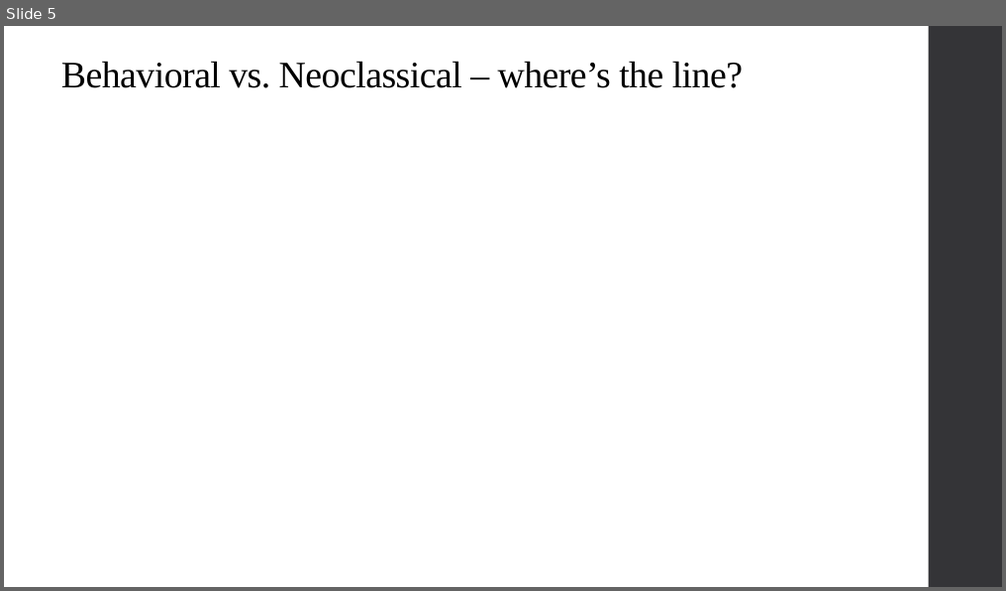
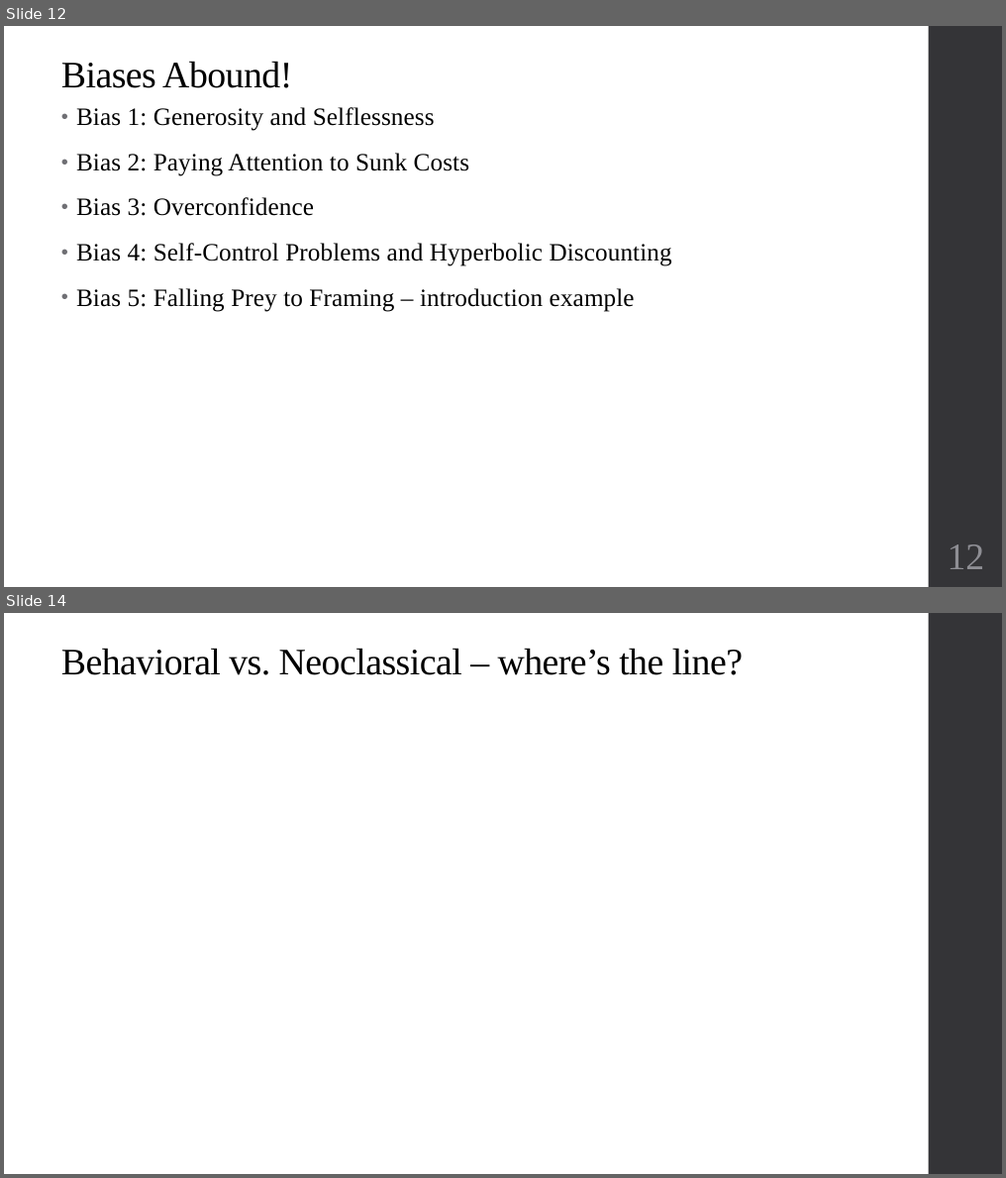
Before and after one commit to alex-hoagland/HAD6750H, a slide deck: Lecture10_BehavioralHealthEcon1/L10Slides_BehavioralHealth_2023W.pptx. Shown one above the other, each under a label of ours: slide 5 before the commit, slides 12 and 14 after it; the slides between them are not shown. The pictures are 1006x591 and 1006x1178 pixels, drawn with LibreOffice and Linux fonts; fonts in the diff are those of the drawing; background and template pictures are left out. Boxes give left, top, right and bottom in pixels: in the first picture for what was removed or moved away, otherwise in the second. Text is boxed around its words. In the diff, an @@ line names an element or a change of style, - is before the commit and + after.

```diff
--- a/Lecture10_BehavioralHealthEcon1/L10Slides_BehavioralHealth_2023W.pptx
+++ b/Lecture10_BehavioralHealthEcon1/L10Slides_BehavioralHealth_2023W.pptx
@@ slide 12 added at (x1=4, y1=26, x2=1002, y2=587), background #FFFFFF; not listed: 1 template element that a slide beside it also shows @@
@@ text added at (x1=61, y1=61, x2=292, y2=88), 36 pt, text #000000 @@
+Biases Abound!
@@ text added at (x1=76, y1=107, x2=672, y2=312), 24 pt, text #000000 @@
+• Bias 1: Generosity and Selflessness
+• Bias 2: Paying Attention to Sunk Costs
+• Bias 3: Overconfidence
+• Bias 4: Self-Control Problems and Hyperbolic Discounting
+• Bias 5: Falling Prey to Framing – introduction example
@@ page number added at (x1=947, y1=545, x2=985, y2=570), 36 pt, text #8E8E94 @@
+12
@@ what was slide 5 is now slide 14 @@
```
Also in this commit, not shown: 4 slides changed, 28 other slides added, 2 slides removed, 1 other file.
